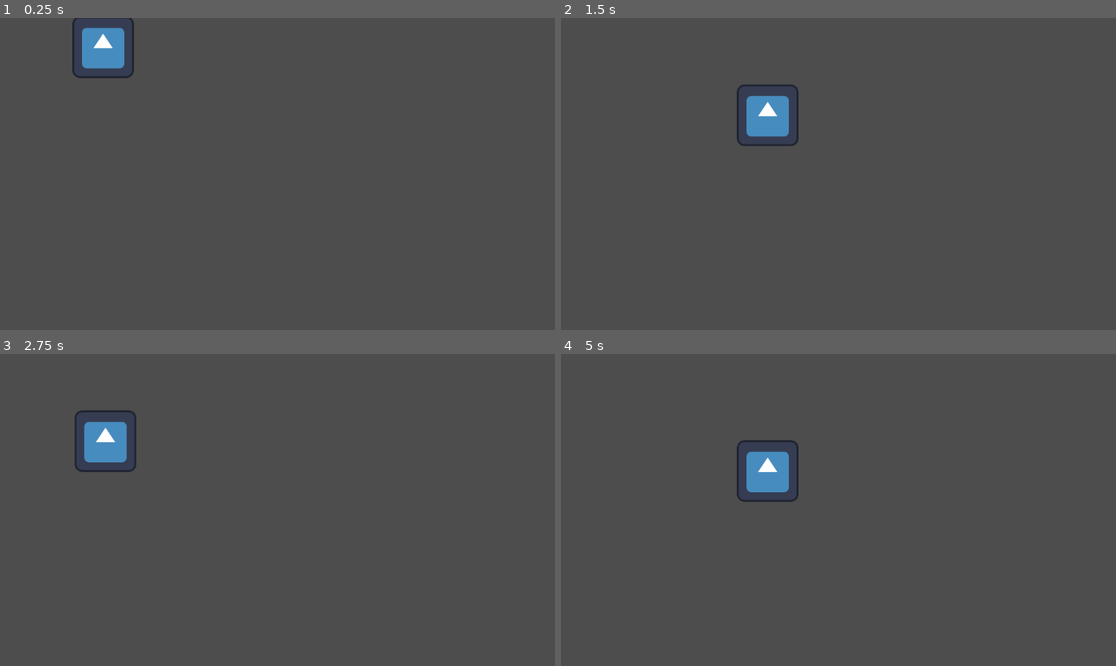
Above: before the commit, frames 1-4 (two rows, left to right).
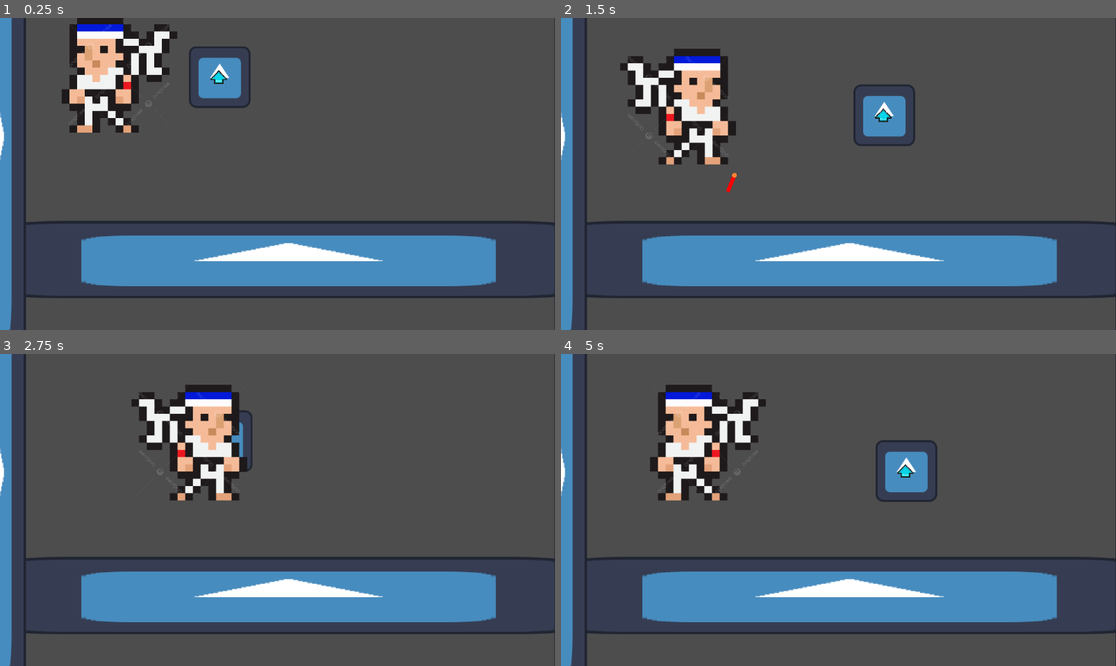
Above: after the commit, the same moments.

Repository: VarBus/Hacky-Bot
Game: Godot game, scene res://Worlds/world_1.tscn
The game is run twice, just before and just after one commit, with the same random seed, the same clock (stepped at 60 frames per second) and the same inputs. The project has no main scene, so this scene is started directly. The engine's default icon, where the game draws it, is replaced by a stand-in: a white triangle on a blue panel in a dark square.
Inputs (mouse positions are in pixels of both pictures, inside the frame that each line leads up to):
- Up to frame 1 (0.25 s): no input
- Up to frame 2 (1.5 s): tap Enter (ui_accept) at 0.5, 0.77, 1.07 s; move the mouse to (960, 158) at 0.52 s; hold Right (ui_right) 0.53-1.25 s; hold A (accion) 0.53-1.25 s; click (960, 158) at 0.8 s; drag from (727, 189) to (766, 96) at 1.27 s
- Up to frame 3 (2.75 s): move the mouse to (333, 441) at 2.02 s; hold Left (ui_left) from 2.03 s (still down); hold A (accion) from 2.03 s (still down); tap Enter (ui_accept) at 2.1 s; click (333, 441) at 2.17 s
- Up to frame 4 (5 s): release Left (ui_left) at 2.75 s; release A (accion) at 2.75 s; drag from (810, 572) to (672, 463) at 2.77 s; move the mouse to (1005, 556) at 3.52 s; press the mouse at (1005, 556) at 3.53 s; hold Right (ui_right) 3.53-4.25 s; tap Enter (ui_accept) at 3.77, 3.8, 4.07 s; release the mouse at (1005, 556) at 4.25 s; drag from (672, 463) to (766, 432) at 4.27 s

The runs differ from the first frame. In frame 1, 23% of the frame differs, in the area x 0-100%, y 0-100%; in frame 2, 24%; in frame 3, 23%; in frame 4, 24%.

Commit message:
feat: add changes

Diff:
--- a/Characters/hacky.tscn
+++ b/Characters/hacky.tscn
@@ -2,12 +2,10 @@
 
 [ext_resource type="Script" uid="uid://c4wsfcq7v3vcj" path="res://Scripts/hacky.gd" id="1_0ybgk"]
 [ext_resource type="Texture2D" uid="uid://bwq81ao50od8d" path="res://icon.svg" id="2_p8ypc"]
+[ext_resource type="PackedScene" uid="uid://bs00fude5qugd" path="res://Scenes/Items/Arrow/vector_creator.tscn" id="3_p8ypc"]
 
 [sub_resource type="RectangleShape2D" id="RectangleShape2D_w8q3a"]
 size = Vector2(115, 120)
-
-[sub_resource type="CircleShape2D" id="CircleShape2D_0ybgk"]
-radius = 348.6617
 
 [node name="Hacky" type="CharacterBody2D"]
 floor_snap_length = 2.0
@@ -20,7 +18,7 @@
 position = Vector2(0.5, -1)
 shape = SubResource("RectangleShape2D_w8q3a")
 
-[node name="Area2D" type="Area2D" parent="."]
+[node name="VectorCreator" parent="." instance=ExtResource("3_p8ypc")]
+position = Vector2(-2, 0)
 
-[node name="CollisionShape2D" type="CollisionShape2D" parent="Area2D"]
-shape = SubResource("CircleShape2D_0ybgk")
+[connection signal="vector_created" from="VectorCreator" to="." method="_on_vector_creator_vector_created"]
--- a/Scenes/Enemies/Hack/EH_RobotDispara.tscn
+++ b/Scenes/Enemies/Hack/EH_RobotDispara.tscn
@@ -7,12 +7,16 @@
 [sub_resource type="RectangleShape2D" id="RectangleShape2D_ny0sw"]
 size = Vector2(757.50024, 154.99994)
 
+[sub_resource type="CapsuleShape2D" id="CapsuleShape2D_mtrxg"]
+radius = 329.99997
+height = 999.9999
+
 [sub_resource type="RectangleShape2D" id="RectangleShape2D_4vkgy"]
 size = Vector2(127.2832, 113.68941)
 
-[node name="EhRobotDispara" type="Node2D"]
+[node name="EhRobotDispara" type="Node2D" groups=["Hack"]]
 
-[node name="CharacterBody2D" type="CharacterBody2D" parent="."]
+[node name="CharacterBody2D" type="CharacterBody2D" parent="." groups=["Hack"]]
 scale = Vector2(0.2, 0.2)
 script = ExtResource("1_mtrxg")
 
@@ -24,6 +28,12 @@
 position = Vector2(1031.2499, 1559.9998)
 scale = Vector2(0.9999994, 0.9999994)
 shape = SubResource("RectangleShape2D_ny0sw")
+
+[node name="BodyCollider" type="Area2D" parent="CharacterBody2D"]
+
+[node name="CollisionShape2D" type="CollisionShape2D" parent="CharacterBody2D/BodyCollider"]
+position = Vector2(950, 1035)
+shape = SubResource("CapsuleShape2D_mtrxg")
 
 [node name="Icon" type="Sprite2D" parent="."]
 texture_filter = 1
@@ -62,3 +72,5 @@
 [node name="CollisionShape2D" type="CollisionShape2D" parent="Icon3/StaticBody2D"]
 position = Vector2(-0.051200867, 3.5776978)
 shape = SubResource("RectangleShape2D_4vkgy")
+
+[connection signal="body_entered" from="CharacterBody2D/BodyCollider" to="CharacterBody2D" method="_on_body_collider_body_entered"]
--- /dev/null
+++ b/Scenes/Items/Arrow/vector_creator.tscn
@@ -0,0 +1,31 @@
+[gd_scene load_steps=6 format=3 uid="uid://bs00fude5qugd"]
+
+[ext_resource type="Script" uid="uid://j68igt5ypjep" path="res://Scripts/vector_creator.gd" id="1_8nues"]
+[ext_resource type="Texture2D" uid="uid://cs886xvsf1sfj" path="res://Assets/Items/arrow.png" id="2_ukogs"]
+[ext_resource type="Texture2D" uid="uid://b3teql46p5uxi" path="res://Assets/Items/flecha_azul.png" id="3_5dlha"]
+
+[sub_resource type="RectangleShape2D" id="RectangleShape2D_iclqn"]
+
+[sub_resource type="CapsuleShape2D" id="CapsuleShape2D_8nues"]
+
+[node name="VectorCreator" type="Area2D"]
+script = ExtResource("1_8nues")
+
+[node name="Vector_sprite" type="Sprite2D" parent="."]
+texture_filter = 1
+scale = Vector2(0.1, 0.1)
+texture = ExtResource("2_ukogs")
+
+[node name="Vector_sprite_super" type="Sprite2D" parent="."]
+texture_filter = 1
+scale = Vector2(0.07, 0.07)
+texture = ExtResource("3_5dlha")
+
+[node name="CollisionShape2D" type="CollisionShape2D" parent="."]
+position = Vector2(-1, 0)
+shape = SubResource("RectangleShape2D_iclqn")
+
+[node name="AreaDetector" type="Area2D" parent="."]
+
+[node name="CollisionShape2D2" type="CollisionShape2D" parent="AreaDetector"]
+shape = SubResource("CapsuleShape2D_8nues")
--- /dev/null
+++ b/Scripts/Clases/MovementCharacters.gd
@@ -0,0 +1,11 @@
+extends Node
+
+
+# Called when the node enters the scene tree for the first time.
+func _ready() -> void:
+	pass # Replace with function body.
+
+
+# Called every frame. 'delta' is the elapsed time since the previous frame.
+func _process(delta: float) -> void:
+	pass
--- a/Scripts/MegaBoy.gd
+++ b/Scripts/MegaBoy.gd
@@ -1,24 +1,28 @@
 extends CharacterBody2D
 
 # Físicas
-var gravity = 900.0
-var speed = 120.0
+@export var gravity: float = 900.0
+@export var speed: float = 120.0
 
 # Estado
-var active = false
-var direction = -1 # -1 = izquierda, 1 = derecha
+var active := false
+var direction := -1 # -1 = izquierda, 1 = derecha
 
-func _physics_process(delta):
+func _ready() -> void:
+	# IMPORTANTE: grupo exacto en minúsculas
+	add_to_group("hack")
+
+func _physics_process(delta: float) -> void:
 	# Si no está activo, no hace nada (ni gravedad ni movimiento)
 	if not active:
 		velocity = Vector2.ZERO
 		return
 
-	# Aplicar gravedad
+	# Gravedad
 	if not is_on_floor():
 		velocity.y += gravity * delta
 	else:
-		velocity.y = 0
+		velocity.y = 0.0
 
 	# Movimiento horizontal
 	velocity.x = direction * speed
@@ -26,17 +30,18 @@
 	# Mover con colisiones
 	move_and_slide()
 
-	# Si choca con pared, cambia de dirección
+	# Si choca con pared, cambia de dirección y voltea sprite
 	if is_on_wall():
 		direction *= -1
-		$Sprite2D.flip_h = direction > 0
+		if has_node("Sprite2D"):
+			$Sprite2D.flip_h = direction > 0
 
-# --- ACTIVAR DESDE TECLADO ---
-func _input(event):
+# --- ACTIVAR DESDE TECLADO (opcional) ---
+func _input(event: InputEvent) -> void:
 	if event.is_action_pressed("accion"):
 		activate()
 
-func activate():
+func activate() -> void:
 	if not active:
 		active = true
-		print("Enemigo activado por teclado")
+		print("Enemigo activado")
--- a/Scripts/hacky.gd
+++ b/Scripts/hacky.gd
@@ -1,25 +1,45 @@
 extends CharacterBody2D
 
+const SPEED: float = 300.0
+const JUMP_VELOCITY: float = -400.0
 
-const SPEED = 300.0
-const JUMP_VELOCITY = -400.0
+@export var max_launch_speed: float = 1200.0        # Velocidad máx tras impulso
+@export var launch_lock_time: float = 0.12          # Bloqueo de control tras launch
+@export var launch_horizontal_drag: float = 1400.0  # Freno horizontal durante bloqueo
 
+var _launch_timer: float = 0.0
 
 func _physics_process(delta: float) -> void:
-	# Add the gravity.
+	# Gravedad
 	if not is_on_floor():
 		velocity += get_gravity() * delta
 
-	# Handle jump.
-	if Input.is_action_just_pressed("ui_accept") and is_on_floor():
+	# Salto (bloqueado si estamos en ventana de launch)
+	if Input.is_action_just_pressed("ui_accept") and is_on_floor() and _launch_timer <= 0.0:
 		velocity.y = JUMP_VELOCITY
 
-	# Get the input direction and handle the movement/deceleration.
-	# As good practice, you should replace UI actions with custom gameplay actions.
+	# Movimiento lateral (con drag si hay launch lock)
 	var direction := Input.get_axis("ui_left", "ui_right")
-	if direction:
-		velocity.x = direction * SPEED
+	if _launch_timer > 0.0:
+		_launch_timer -= delta
+		velocity.x = move_toward(velocity.x, 0.0, launch_horizontal_drag * delta)
 	else:
-		velocity.x = move_toward(velocity.x, 0, SPEED)
+		if direction != 0.0:
+			velocity.x = direction * SPEED
+		else:
+			velocity.x = move_toward(velocity.x, 0.0, SPEED)
 
 	move_and_slide()
+
+func launch(force: Vector2) -> void:
+	if force == Vector2.ZERO:
+		return
+	_launch_timer = launch_lock_time
+	velocity += force
+	if velocity.length() > max_launch_speed:
+		velocity = velocity.normalized() * max_launch_speed
+
+# Conecta este método al signal `vector_created` del VectorCreator en el editor
+func _on_vector_creator_vector_created(vector: Variant) -> void:
+	if vector is Vector2 and vector.length() > 0.0:
+		launch(vector * 4.0)  # escala libre
--- /dev/null
+++ b/Scripts/vector_creator.gd
@@ -0,0 +1,142 @@
+extends Area2D
+
+signal vector_created(vector: Vector2) # Vector en MUNDO
+
+@export var maximum_length: float = 200.0
+@export var min_length: float = 8.0
+
+# Máscara de colisión para qué capas puede golpear (enemigos, etc.)
+@export var ray_collision_mask: int = 1
+@export var collide_with_areas: bool = false
+
+# Margen visual del "ray hit"
+@export var ray_hit_margin: float = 2.0
+
+# Grosor del trazo "sólido" para detectar a los del grupo "hack"
+@export var collision_thickness: float = 18.0
+@export var max_results: int = 64
+
+@onready var cam: Camera2D = get_viewport().get_camera_2d()
+
+var dragging := false
+var start_ws := Vector2.ZERO
+var end_ws := Vector2.ZERO
+var vec_ws := Vector2.ZERO
+var _hit_info: Dictionary = {}
+
+func _input(event: InputEvent) -> void:
+	if event.is_action_pressed("ui_touch"):
+		var p := _pointer_screen_pos(event)
+		dragging = true
+		start_ws = _screen_to_world(p)
+		end_ws = start_ws
+		_update_to(_screen_to_world(p))
+		queue_redraw()
+		return
+
+	if dragging:
+		var is_move := event is InputEventMouseMotion or event is InputEventScreenDrag
+		if is_move:
+			var p := _pointer_screen_pos(event)
+			_update_to(_screen_to_world(p))
+			queue_redraw()
+			return
+
+		if event.is_action_released("ui_touch"):
+			dragging = false
+			if vec_ws.length() >= min_length:
+				# 1) Emitimos el vector para el launch del player
+				vector_created.emit(vec_ws)
+				# 2) Activamos a los del grupo "hack" que toque el trazo
+				_activate_hacks_between(start_ws, end_ws)
+			_clear()
+			queue_redraw()
+
+func _pointer_screen_pos(event: InputEvent) -> Vector2:
+	if event is InputEventMouseButton: return event.position
+	if event is InputEventScreenTouch: return event.position
+	if event is InputEventMouseMotion: return event.position
+	if event is InputEventScreenDrag:  return event.position
+	return get_viewport().get_mouse_position()
+
+func _screen_to_world(p: Vector2) -> Vector2:
+	if cam != null:
+		return cam.screen_to_world(p)
+	return get_global_mouse_position()
+
+func _update_to(desired_end_ws: Vector2) -> void:
+	var raw := desired_end_ws - start_ws
+	if raw == Vector2.ZERO:
+		end_ws = start_ws
+		vec_ws = Vector2.ZERO
+		return
+
+	var dir := raw.normalized()
+	var raw_len := raw.length()
+	var limited_len = min(raw_len, maximum_length)
+	var target_ws = start_ws + dir * limited_len
+
+	# RAY para recortar contra paredes (opcional, visual)
+	var params := PhysicsRayQueryParameters2D.new()
+	params.from = start_ws + dir * 0.001
+	params.to = target_ws
+	params.collision_mask = ray_collision_mask
+	params.collide_with_bodies = true
+	params.collide_with_areas = collide_with_areas
+	params.exclude = [self]
+
+	_hit_info = get_world_2d().direct_space_state.intersect_ray(params)
+	if _hit_info:
+		var hit_pos: Vector2 = _hit_info.position
+		end_ws = hit_pos - dir * ray_hit_margin
+	else:
+		end_ws = target_ws
+
+	# Vector final (estilo gomita: invertido)
+	var final := end_ws - start_ws
+	vec_ws = -final
+
+func _draw() -> void:
+	if not dragging:
+		return
+	var lstart := to_local(start_ws)
+	var lend := to_local(end_ws)
+	draw_line(lstart, lend, Color.RED, 8.0)
+	if _hit_info:
+		var p := to_local(_hit_info.position)
+		draw_circle(p, 5.0, Color(1, 0.5, 0.2, 1.0))
+
+func _clear() -> void:
+	start_ws = Vector2.ZERO
+	end_ws = Vector2.ZERO
+	vec_ws = Vector2.ZERO
+	_hit_info.clear()
+
+# --- NUEVO: Activa a "hack" tocados por el trazo usando un rectángulo rotado ---
+func _activate_hacks_between(a_ws: Vector2, b_ws: Vector2) -> void:
+	var seg := b_ws - a_ws
+	var length := seg.length()
+	if length < 1.0:
+		return
+
+	# Usamos un RectangleShape2D como "barra" sólida
+	var rect := RectangleShape2D.new()
+	rect.size = Vector2(length, collision_thickness)
+
+	# Centro y rotación del rectángulo
+	var center := (a_ws + b_ws) * 0.5
+	var rot := seg.angle()
+
+	var q := PhysicsShapeQueryParameters2D.new()
+	q.shape = rect
+	q.transform = Transform2D(rot, center)
+	q.collision_mask = ray_collision_mask
+	q.collide_with_bodies = true
+	q.collide_with_areas = collide_with_areas
+	q.exclude = [self]
+
+	var hits := get_world_2d().direct_space_state.intersect_shape(q, max_results)
+	for h in hits:
+		var col = h.get("collider")
+		if col and col.is_in_group("hack") and col.has_method("activate"):
+			col.activate()
--- a/Worlds/world_1.tscn
+++ b/Worlds/world_1.tscn
@@ -1,17 +1,30 @@
-[gd_scene load_steps=3 format=3 uid="uid://6ji8qd06lmf0"]
+[gd_scene load_steps=5 format=3 uid="uid://6ji8qd06lmf0"]
 
 [ext_resource type="PackedScene" uid="uid://dilb15hs6mn7w" path="res://Characters/hacky.tscn" id="1_j73mq"]
+[ext_resource type="PackedScene" uid="uid://ckkd1d3v1o5yc" path="res://Scenes/Enemies/Hack/EH_RobotDispara.tscn" id="2_j73mq"]
 
 [sub_resource type="RectangleShape2D" id="RectangleShape2D_qtstw"]
 size = Vector2(749, 20)
 
+[sub_resource type="RectangleShape2D" id="RectangleShape2D_j73mq"]
+size = Vector2(20, 409)
+
 [node name="World-1" type="Node2D"]
 
 [node name="Hacky" parent="." instance=ExtResource("1_j73mq")]
-position = Vector2(214, 32)
+position = Vector2(456, 94)
 
 [node name="StaticBody2D" type="StaticBody2D" parent="."]
 
 [node name="CollisionShape2D" type="CollisionShape2D" parent="StaticBody2D"]
 position = Vector2(467, 312)
 shape = SubResource("RectangleShape2D_qtstw")
+
+[node name="StaticBody2D2" type="StaticBody2D" parent="." groups=["Muro"]]
+
+[node name="CollisionShape2D" type="CollisionShape2D" parent="StaticBody2D2"]
+position = Vector2(80, 120)
+shape = SubResource("RectangleShape2D_j73mq")
+
+[node name="EhRobotDispara" parent="." instance=ExtResource("2_j73mq")]
+position = Vector2(19, -92)
--- a/project.godot
+++ b/project.godot
@@ -21,3 +21,8 @@
 "events": [Object(InputEventKey,"resource_local_to_scene":false,"resource_name":"","device":-1,"window_id":0,"alt_press …(191 unchanged characters)…
 ]
 }
+ui_touch={
+"deadzone": 0.2,
+"events": [Object(InputEventMouseButton,"resource_local_to_scene":false,"resource_name":"","device":-1,"window_id":0,"alt_pressed":false,"shift_pressed":false,"ctrl_pressed":false,"meta_pressed":false,"button_mask":0,"position":Vector2(0, 0),"global_position":Vector2(0, 0),"factor":1.0,"button_index":1,"canceled":false,"pressed":false,"double_click":false,"script":null)
+]
+}
Renamed: arrow.png -> Assets/Items/arrow.png
Not shown, changed: Assets/Items/arrow.png.import
Renamed: flecha_azul.png -> Assets/Items/flecha_azul.png
Not shown, changed: Assets/Items/flecha_azul.png.import
Not shown: 1 places in Scenes/Enemies/Hack/EH_RobotDispara.tscn that only renumber resources
Not shown, added: Scripts/Clases/MovementCharacters.gd.uid
Not shown, added: Scripts/vector_creator.gd.uid
